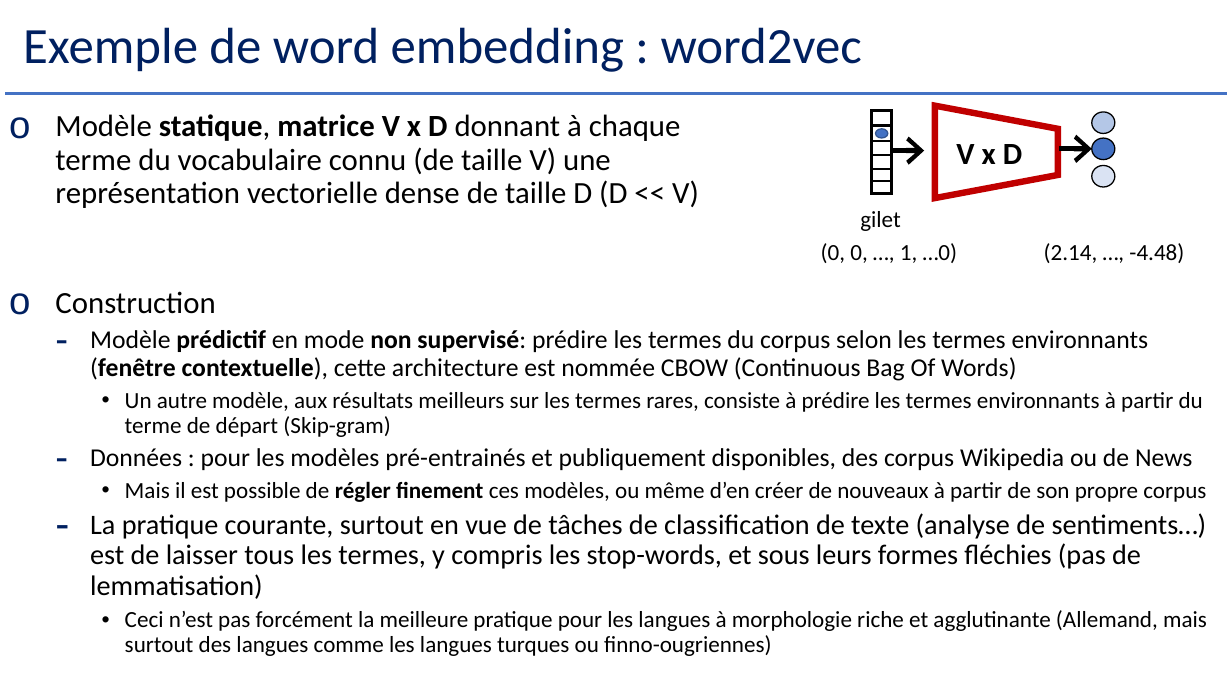
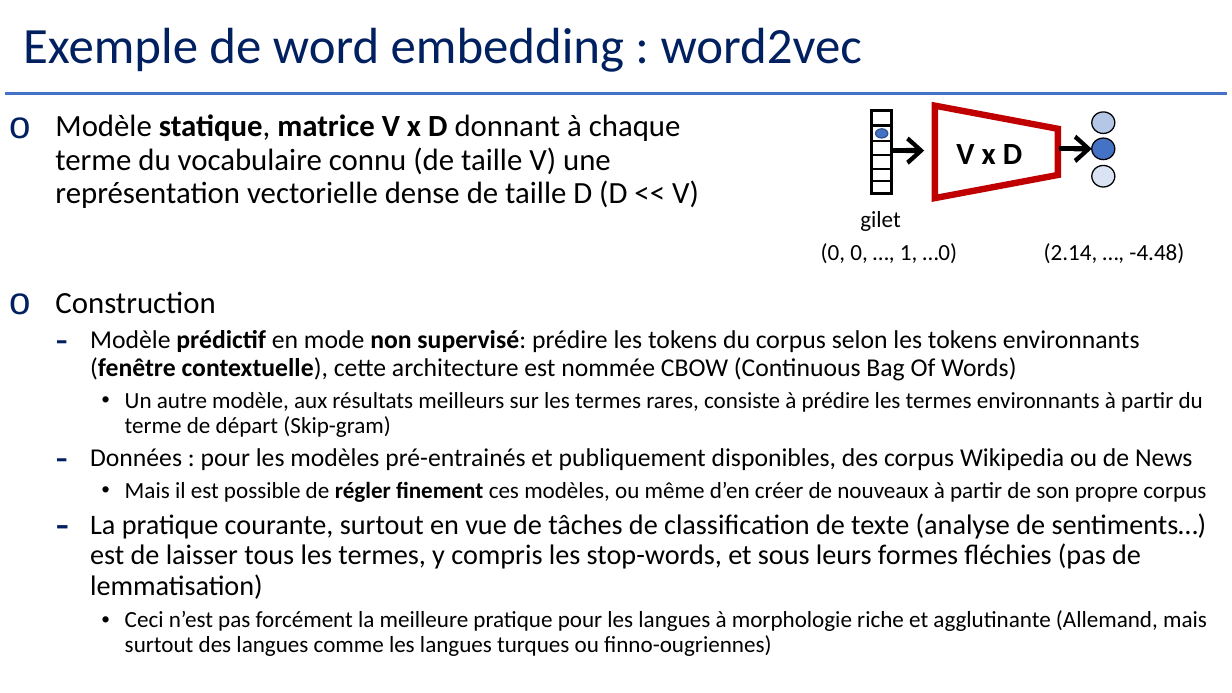
Before and after one commit to Herve-Guerin/cours-NLP-Gustave-Eiffel, a slide deck: slide 72 of Slides/NLP et Analyse Textuelle V2 - 2.pptx (slide 70 before the commit). Drawn at 1232x693 pixels with LibreOffice and Linux fonts; fonts in the diff are those of the drawing. Boxes give left, top, right and bottom in pixels: in the first picture for what was removed or moved away, otherwise in the second. Text is boxed around its words. In the diff, an @@ line names an element or a change of style, - is before the commit and + after.

```diff
--- a/Slides/NLP et Analyse Textuelle V2 - 2.pptx
+++ b/Slides/NLP et Analyse Textuelle V2 - 2.pptx
@@ text at (90,330,1140,381): text changed @@
-  – Modèle prédictif en mode non supervisé: prédire les termes du corpus selon les termes environnants (fenêtre contextuelle), cette architecture est nommée CBOW (Continuous Bag Of Words)
+  – Modèle prédictif en mode non supervisé: prédire les tokens du corpus selon les tokens environnants (fenêtre contextuelle), cette architecture est nommée CBOW (Continuous Bag Of Words)
```
Also in this commit, not shown: 14 other slides changed, 11 slides added.
